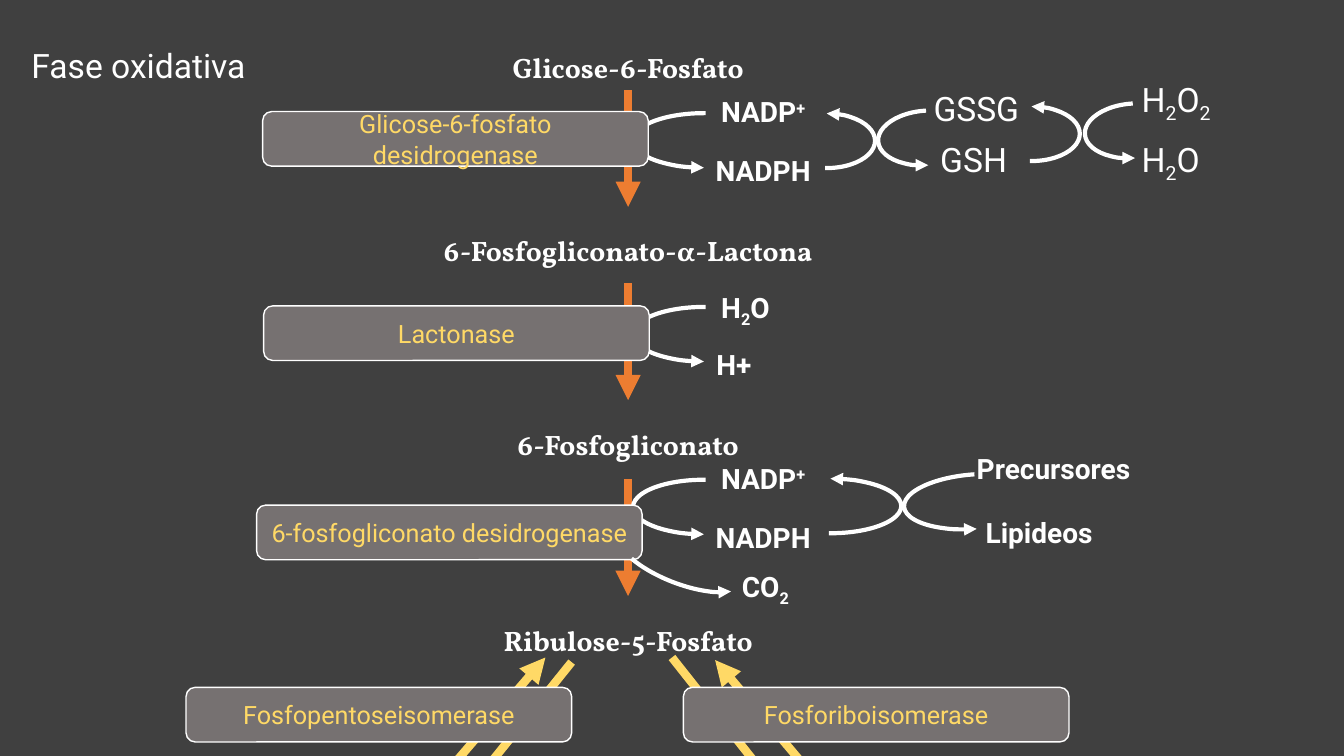
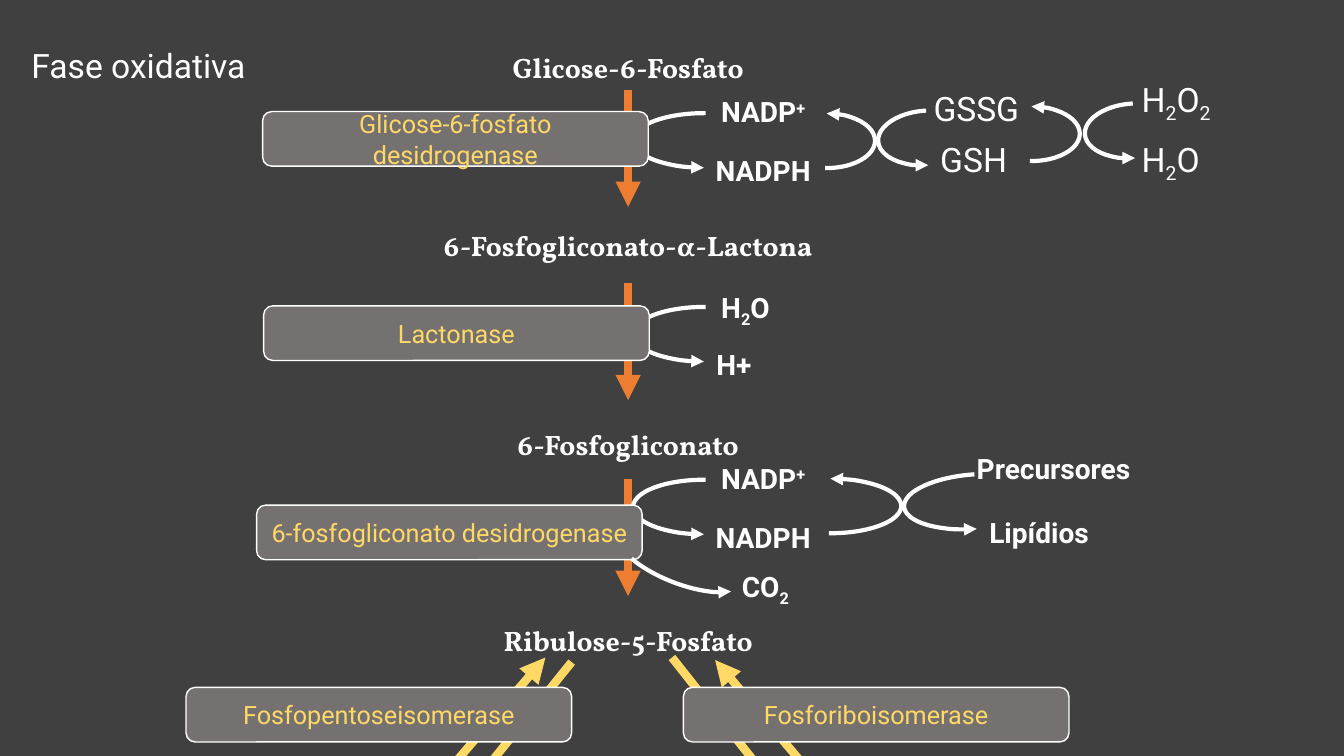
Before and after one commit to daniloasdotcom/Bioquimica-com-Danilo, a slide deck: slide 20 of static/aulas/via_das_pentoses.pptx (slide 18 before the commit). Drawn at 1344x756 pixels with LibreOffice and Linux fonts; fonts in the diff are those of the drawing. Boxes give left, top, right and bottom in pixels: in the first picture for what was removed or moved away, otherwise in the second. Text is boxed around its words. In the diff, an @@ line names an element or a change of style, - is before the commit and + after.

```diff
--- a/static/aulas/via_das_pentoses.pptx
+++ b/static/aulas/via_das_pentoses.pptx
@@ text "6-Fosfogliconato-α-Lactona": place and size @@
-text "6-Fosfogliconato-α-Lactona" at [444,241,812,268]
+text "6-Fosfogliconato-α-Lactona" at [444,236,812,263]
@@ text at [989,522,1088,549]: text changed @@
-Lipideos
+Lipídios
```
Also in this commit, not shown: 2 other slides changed, 2 slides added, 1 slide removed, 8 other files.
